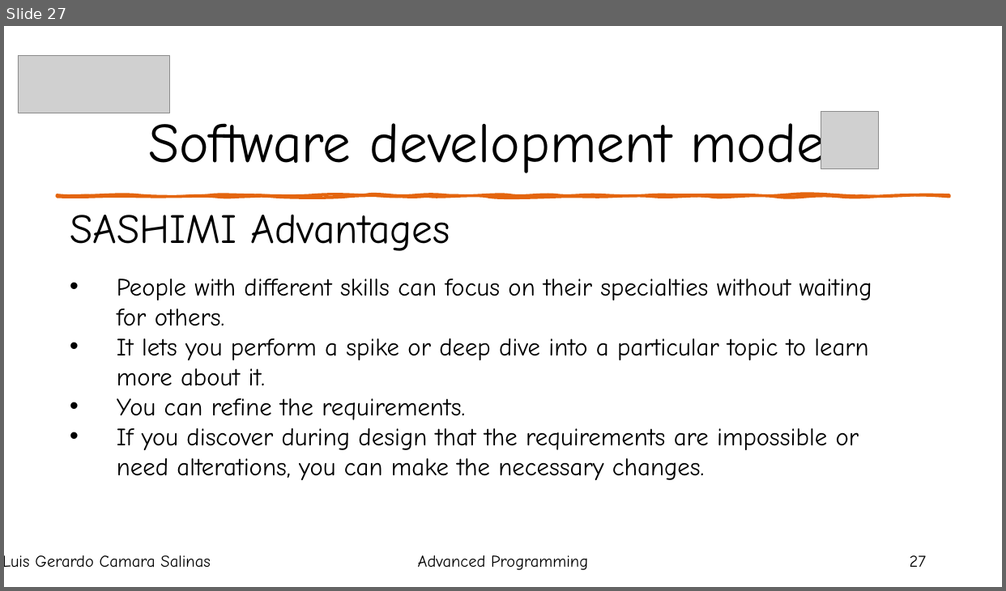
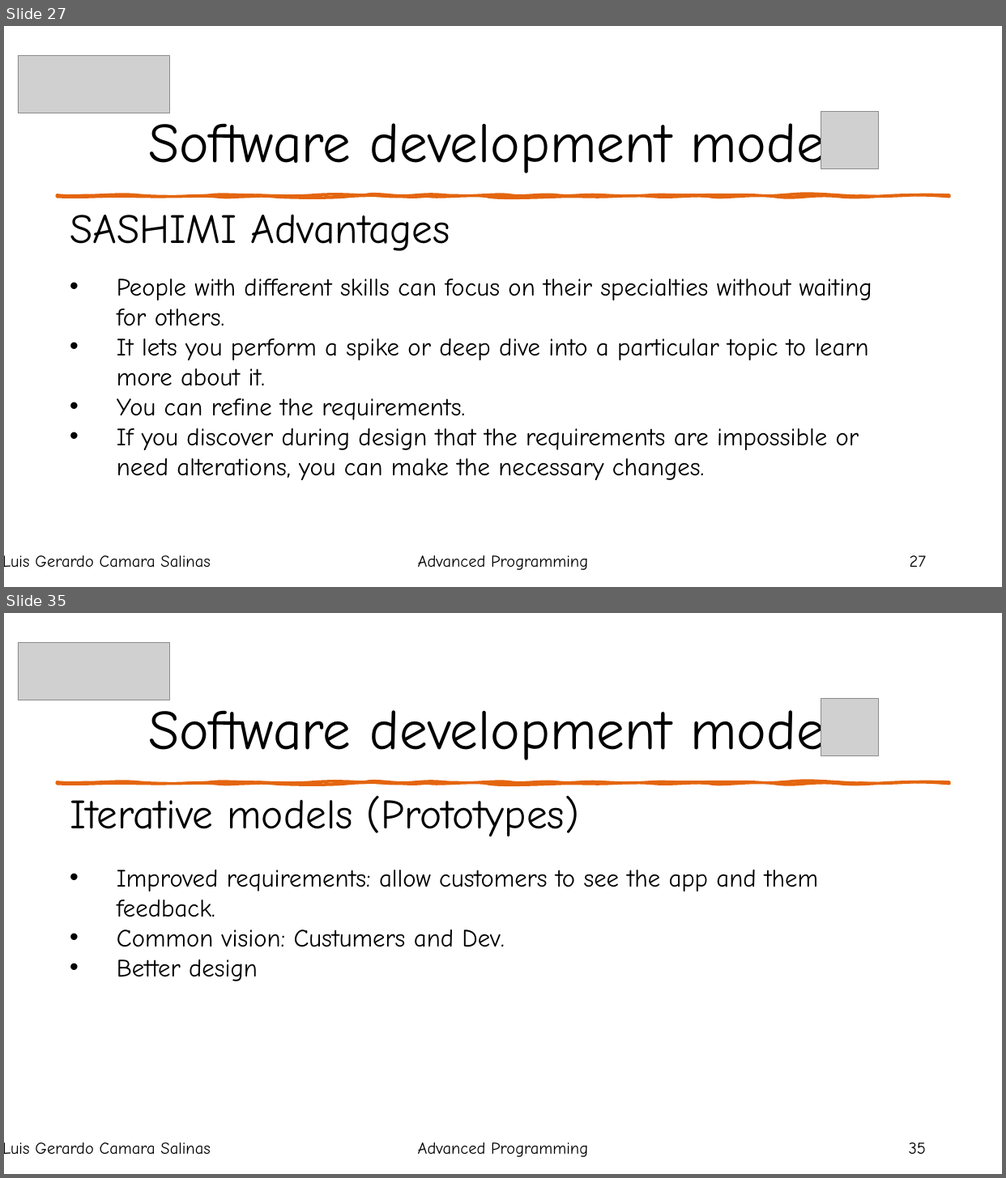
Before and after one commit to LuisGerar321/AdvancedProgramming, a slide deck: Unit1/Course.pptx. Shown one above the other, each under a label of ours: slide 27 before the commit, slides 27 and 35 after it; the slides between them are not shown. The pictures are 1006x591 and 1006x1178 pixels, drawn with LibreOffice and Linux fonts; fonts in the diff are those of the drawing; grey boxes stand for pictures. Boxes give left, top, right and bottom in pixels: in the first picture for what was removed or moved away, otherwise in the second. Text is boxed around its words. In the diff, an @@ line names an element or a change of style, - is before the commit and + after.

```diff
--- a/Unit1/Course.pptx
+++ b/Unit1/Course.pptx
@@ slide 35 added at box(4, 613, 1002, 1174), background #FFFFFF; not listed: 1 template element that a slide beside it also shows @@
@@ picture added at box(19, 643, 170, 700) @@
@@ title added at box(148, 701, 860, 760), 54 pt, text #000000 @@
+Software development models
@@ picture added at box(821, 699, 879, 756) @@
@@ text added at box(70, 796, 579, 837), 40 pt, text #000000 @@
+Iterative models (Prototypes)
@@ text added at box(117, 870, 818, 982), 24 pt, text #000000 @@
+• Improved requirements: allow customers to see the app and them feedback.
+• Common vision: Custumers and Dev.
+• Better design
@@ text added at box(4, 1143, 210, 1155), 16 pt, text #000000 @@
+Luis Gerardo Camara Salinas
@@ text added at box(418, 1143, 588, 1157), 16 pt, text #000000 @@
+Advanced Programming
@@ page number added at box(909, 1143, 926, 1154), 16 pt, text #000000 @@
+35
```
Also in this commit, not shown: 15 other slides added, 1 slide removed, 7 other files.
